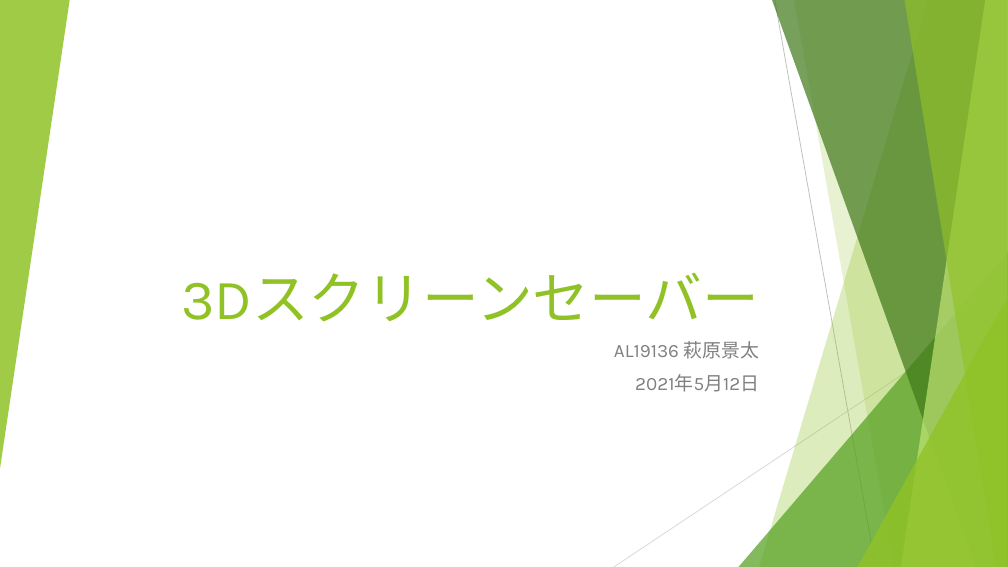
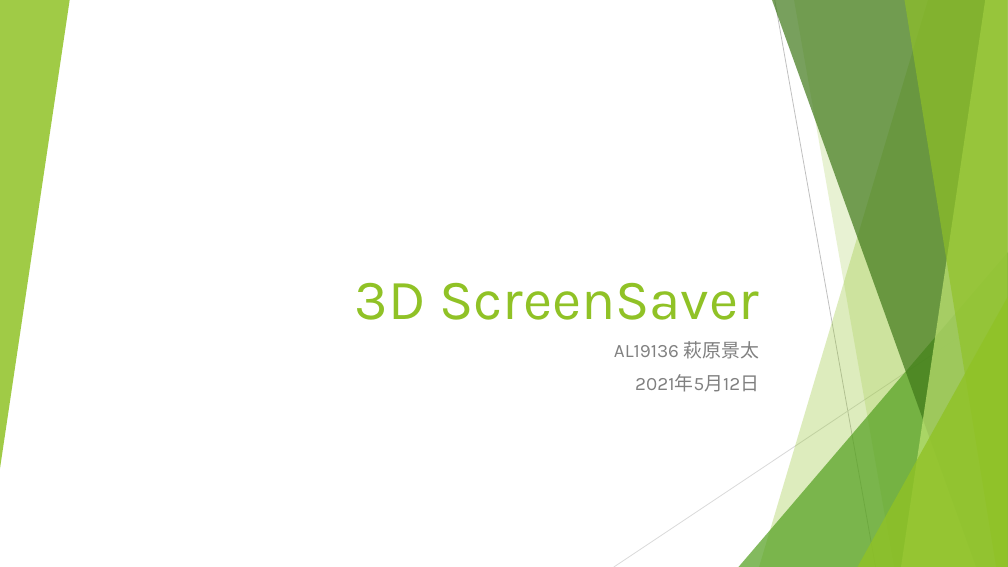
Before and after one commit to Rashoru-Infinity/advanced_1a_screen_saver, a slide deck: slide 1 of presentation.pptx. Drawn at 1008x567 pixels with LibreOffice and Linux fonts; fonts in the diff are those of the drawing. Boxes give left, top, right and bottom in pixels: in the first picture for what was removed or moved away, otherwise in the second. Text is boxed around its words. In the diff, an @@ line names an element or a change of style, - is before the commit and + after.

```diff
--- a/presentation.pptx
+++ b/presentation.pptx
@@ title at <box>355,282,759,320</box>: text changed @@
-3Dスクリーンセーバー
+3D ScreenSaver
```
Also in this commit, not shown: 5 other slides changed, 1 slide added, 2 other files.
